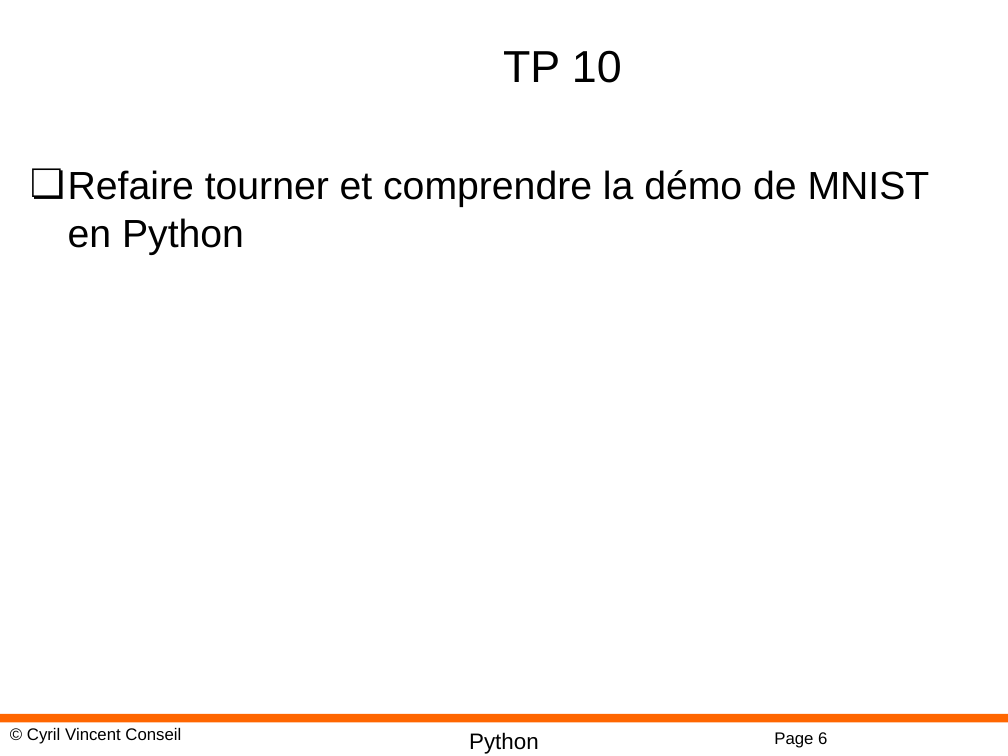
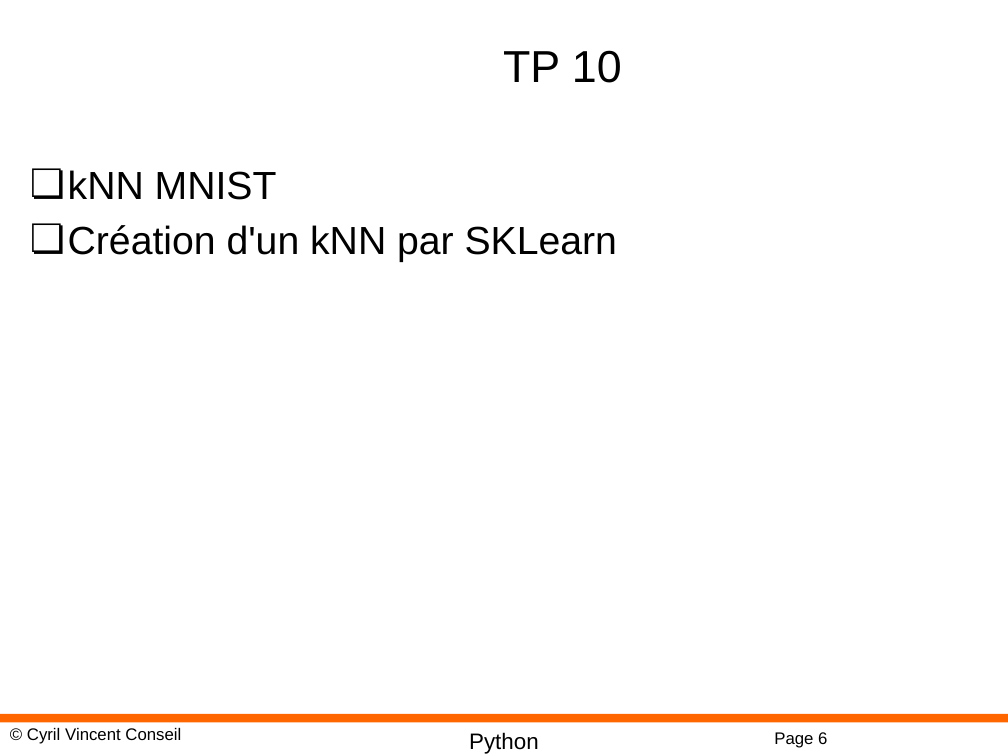
Before and after one commit to cyrilvincent/iot-ai, a slide deck: slide 6 of ppt/IoTAI12-KNN-lite.pptx. Drawn at 1008x756 pixels with LibreOffice and Linux fonts; fonts in the diff are those of the drawing; background and template pictures are left out. Boxes give left, top, right and bottom in pixels: in the first picture for what was removed or moved away, otherwise in the second. Text is boxed around its words. In the diff, an @@ line names an element or a change of style, - is before the commit and + after.

```diff
--- a/ppt/IoTAI12-KNN-lite.pptx
+++ b/ppt/IoTAI12-KNN-lite.pptx
@@ text at bbox=[68, 170, 617, 262]: text changed @@
-❏ Refaire tourner et comprendre la démo de MNIST en Python
+❏ kNN MNIST
+❏ Création d'un kNN par SKLearn
```
Also in this commit, not shown: 5 other files.
